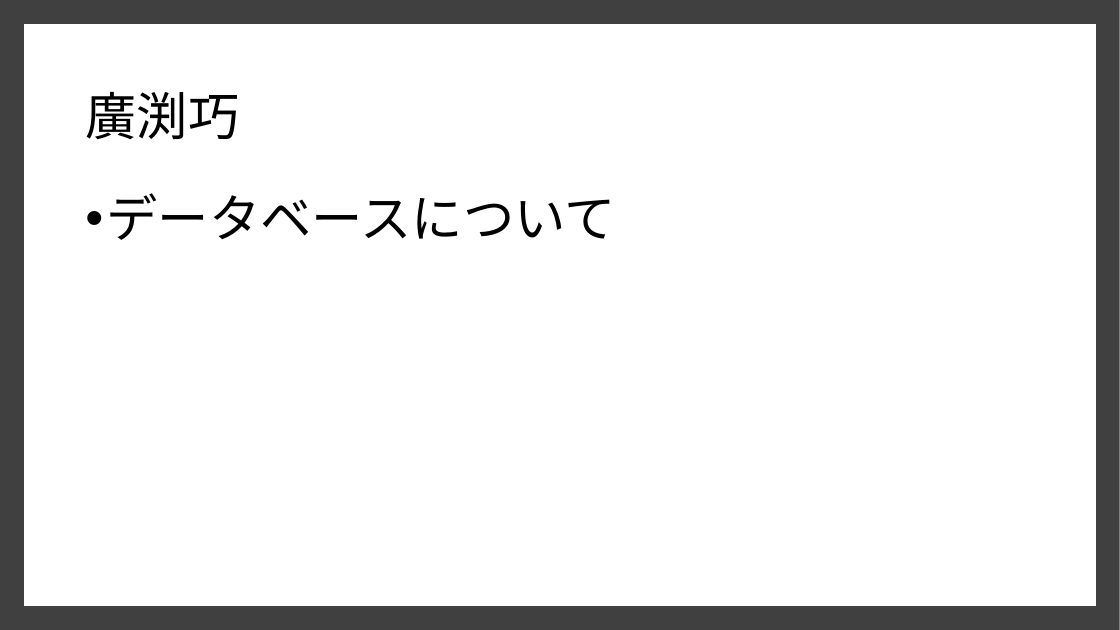
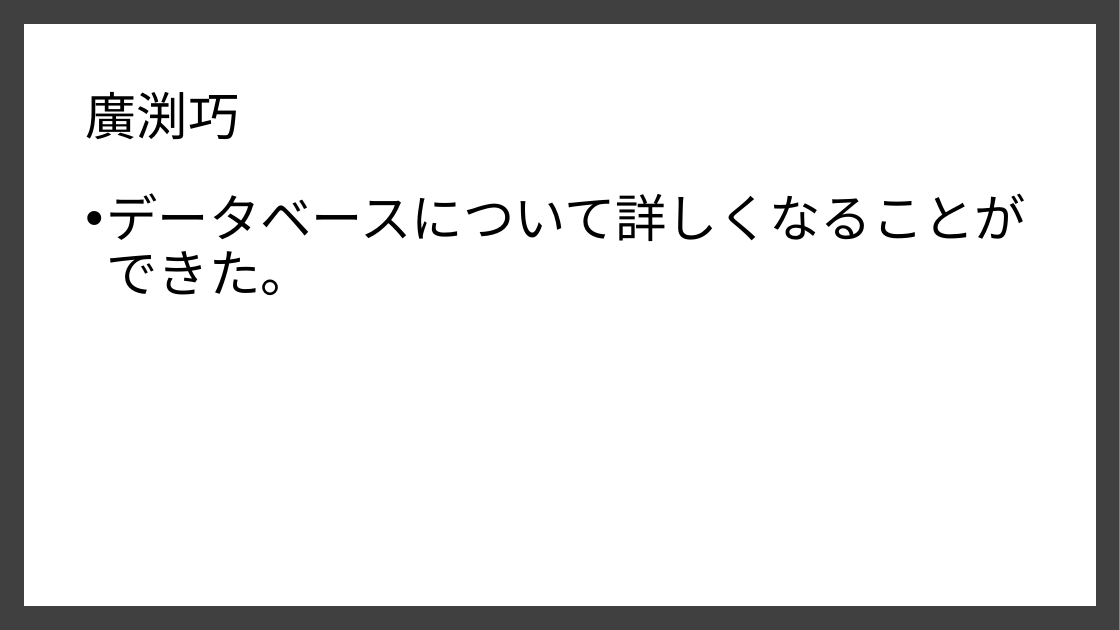
Before and after one commit to dojo2022/E-4, a slide deck: slide 17 of E4_配布資料/研修結果発表パワーポイント.pptx. Drawn at 1120x630 pixels with LibreOffice and Linux fonts; fonts in the diff are those of the drawing. Boxes give left, top, right and bottom in pixels: in the first picture for what was removed or moved away, otherwise in the second. Text is boxed around its words. In the diff, an @@ line names an element or a change of style, - is before the commit and + after.

```diff
--- a/E4_配布資料/研修結果発表パワーポイント.pptx
+++ b/E4_配布資料/研修結果発表パワーポイント.pptx
@@ text at box(106, 193, 1026, 295): text changed @@
-• データベースについて
+• データベースについて詳しくなることができた。
```
Also in this commit, not shown: 5 other slides changed.
